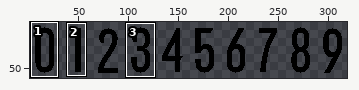
One commit to this pixel-art file: project/resources/texture/text_num.aseprite. The first picture is a wide view before the edit; the outline marks the close-up.
Close-up. As it was:
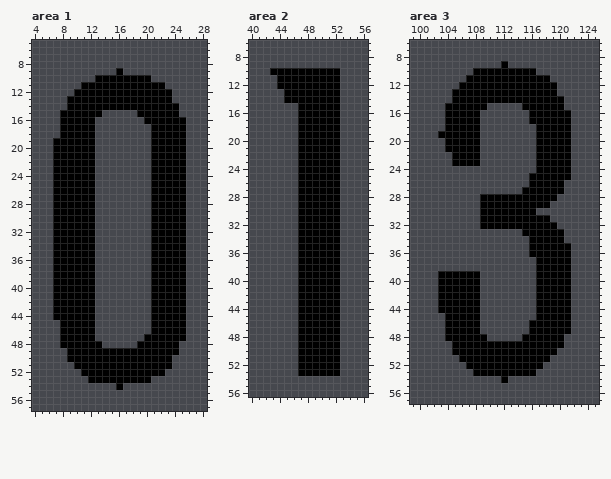
320x64 pixels, 1 frame. Shown: area 1: x 4..28, y 5..57; area 2: x 40..56, y 6..56; area 3: x 99..125, y 6..57. The wide view leaves out empty margins. The commit also changed other parts of the picture, which this record leaves out.
After:
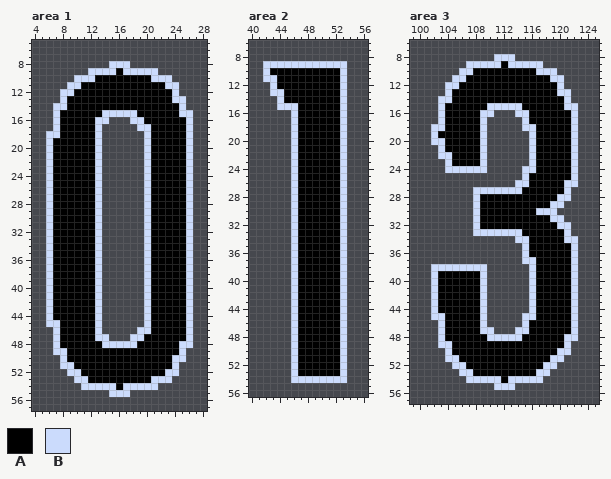
Palette (. is transparent): A #000000  B #cbdbfc
Edits made:
Area 1:
Colour B now appears in row 8 at x 15 to 17; in row 9 at x 12 to 15 and 17 to 21; in row 10 at x 10 to 12 and 21 to 23; in row 11 at x 9 to 10 and 23 to 24; in row 12 at x 8 to 9 and 24; in row 13 at x 8 and 24 to 25.
Colour B now appears in row 14 at x 7 to 8 and 25; in row 15 at x 7, 14 to 18 and 25 to 26; in row 16 at x 7, 13 to 14, 18 to 19 and 26; in row 17 at x 7, 13, 19 to 20 and 26; in row 18 at x 6 to 7, 13, 20 and 26; in rows 19 to 44 at x 6, 13, 20 and 26.
Colour B now appears in row 45 at x 6 to 7, 13, 20 and 26; in row 46 at x 7, 13, 19 to 20 and 26; in row 47 at x 7, 13 to 14, 18 to 19 and 26; in row 48 at x 7, 14 to 18 and 25 to 26; in row 49 at x 7 to 8 and 25; in row 50 at x 8 and 24 to 25.
Colour B now appears in row 51 at x 8 to 9 and 24; in row 52 at x 9 to 10 and 23 to 24; in row 53 at x 10 to 11 and 21 to 23; in row 54 at x 11 to 15 and 17 to 21; in row 55 at x 15 to 17.
Area 2:
Colour B now appears in row 9 at x 42 to 53; in row 10 at x 42 and 53; in row 11 at x 42 to 43 and 53; in row 12 at x 43 and 53; in row 13 at x 43 to 44 and 53; in row 14 at x 44 and 53.
Colour B now appears in row 15 at x 44 to 46 and 53; in rows 16 to 53 at x 46 and 53; in row 54 at x 46 to 53.
Area 3:
Colour B now appears in row 8 at x 111 to 113; in row 9 at x 107 to 111 and 113 to 117; in row 10 at x 106 to 107 and 117 to 119; in row 11 at x 105 to 106 and 119 to 120; in row 12 at x 104 to 105 and 120; in row 13 at x 104 and 120 to 121.
Colour B now appears in row 14 at x 103 to 104 and 121; in row 15 at x 103, 110 to 114 and 121 to 122; in row 16 at x 103, 109 to 110, 114 to 115 and 122; in row 17 at x 103, 109, 115 and 122; in row 18 at x 102 to 103, 109, 115 to 116 and 122; in row 19 at x 102, 109, 116 and 122.
Colour B now appears in row 20 at x 102 to 103, 109, 116 and 122; in row 21 at x 103, 109, 116 and 122; in row 22 at x 103 to 104, 109, 116 and 122; in row 23 at x 104, 109, 116 and 122; in row 24 at x 104 to 109, 115 to 116 and 122; in row 25 at x 115 and 122.
Colour B now appears in row 26 at x 114 to 115 and 121 to 122; in row 27 at x 108 to 114 and 121; in row 28 at x 108 and 120 to 121; in row 29 at x 108 and 119 to 120; in row 30 at x 108 and 117 to 119; in row 31 at x 108 and 119 to 120.
Colour B now appears in row 32 at x 108 and 120 to 121; in row 33 at x 108 to 114 and 121; in row 34 at x 114 to 115 and 121 to 122; in rows 35 to 36 at x 115 and 122; in row 37 at x 115 to 116 and 122; in row 38 at x 102 to 109, 116 and 122.
Colour B now appears in rows 39 to 44 at x 102, 109, 116 and 122; in row 45 at x 102 to 103, 109, 115 to 116 and 122; in row 46 at x 103, 109, 115 and 122; in row 47 at x 103, 109 to 110, 114 to 115 and 122; in row 48 at x 103, 110 to 114 and 121 to 122; in row 49 at x 103 to 104 and 121.
Colour B now appears in row 50 at x 104 and 120 to 121; in row 51 at x 104 to 105 and 119 to 120; in row 52 at x 105 to 106 and 118 to 119; in row 53 at x 106 to 107 and 117 to 118; in row 54 at x 107 to 111 and 113 to 117; in row 55 at x 111 to 113.
